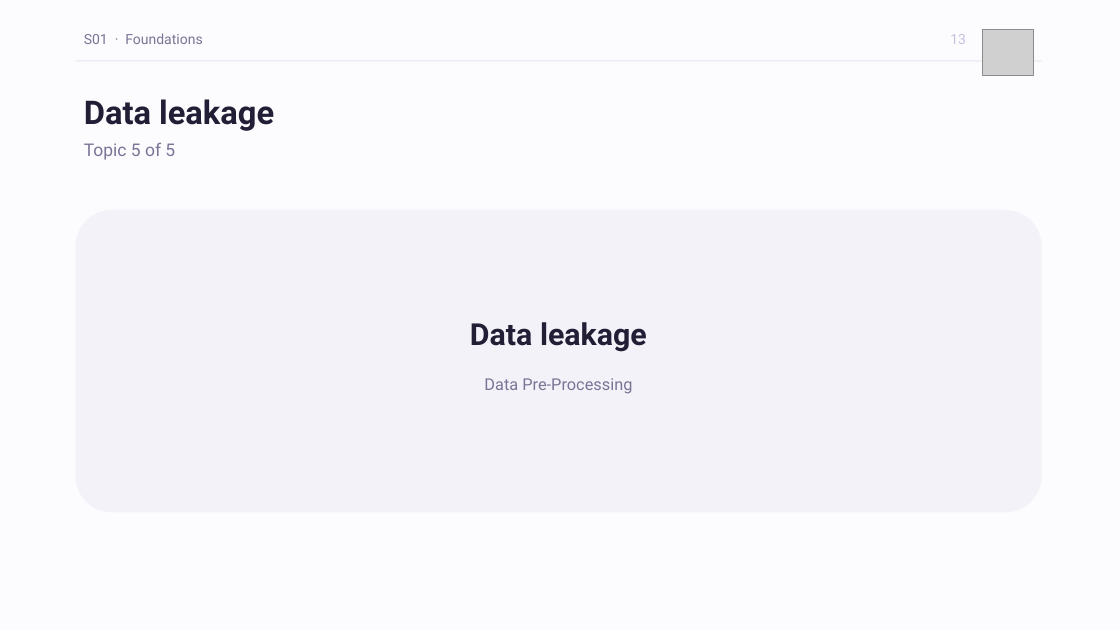
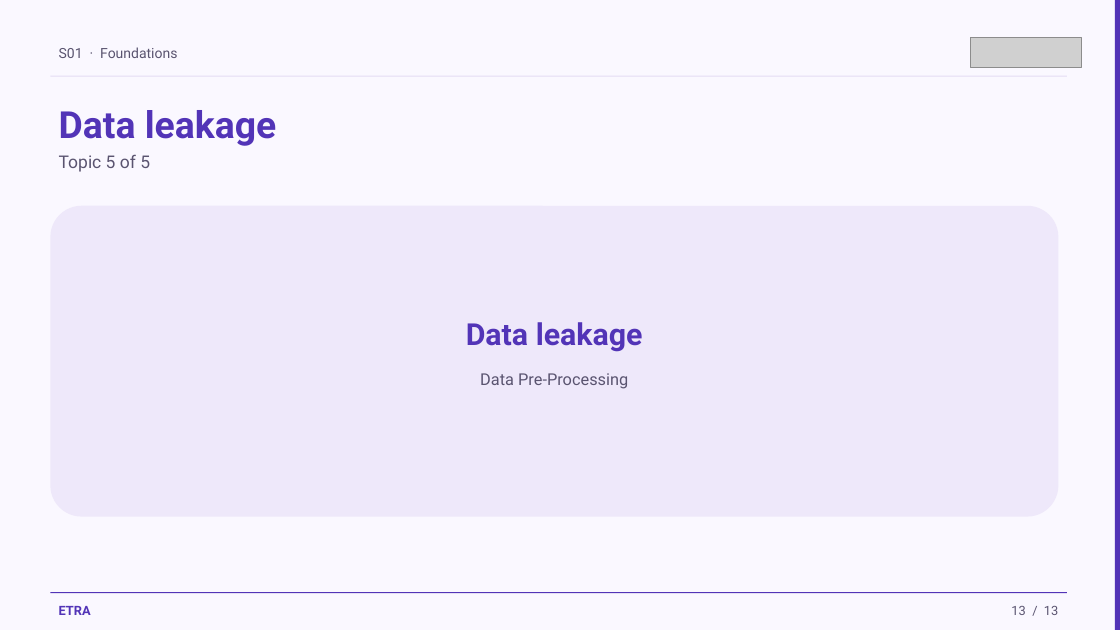
Before and after one commit to iksasa15/AI-ML, a slide deck: slide 13 of web-presentation/pdf-exports/Week1-Session1-Foundations.pptx. Drawn at 1120x630 pixels with LibreOffice and Linux fonts; fonts in the diff are those of the drawing; grey boxes stand for pictures. Boxes give left, top, right and bottom in pixels: in the first picture for what was removed or moved away, otherwise in the second. Text is boxed around its words. In the diff, an @@ line names an element or a change of style, - is before the commit and + after.

Commit message:
feat: update PowerPoint templates and scripts to align with ETRA Design System v1.0, enhancing visual consistency and usability

```diff
--- a/web-presentation/pdf-exports/Week1-Session1-Foundations.pptx
+++ b/web-presentation/pdf-exports/Week1-Session1-Foundations.pptx
@@ background #FCFBFE to #FAF8FF @@
@@ picture removed at (x1=983, y1=29, x2=1033, y2=76) @@
@@ rectangle added at (x1=1115, y1=0, x2=1120, y2=630), fill #5234B7 @@
@@ text colour #7A7496 to #5A5470 in 3 elements at (x1=480, y1=373, x2=628, y2=389), (x1=59, y1=154, x2=150, y2=172), (x1=59, y1=47, x2=177, y2=58) @@
@@ text "S01 · Foundations" moved from (x1=84, y1=33, x2=202, y2=44) to (x1=59, y1=47, x2=177, y2=58) @@
@@ picture added at (x1=970, y1=38, x2=1081, y2=67) @@
@@ rectangle resized from (x1=76, y1=60, x2=1042, y2=61) to (x1=50, y1=76, x2=1067, y2=76) @@
@@ rectangle at (x1=50, y1=76, x2=1067, y2=76): fill #E8E4F2 to #E4DCF4 @@
@@ text "Data leakage" moved from (x1=84, y1=99, x2=274, y2=131) to (x1=59, y1=110, x2=277, y2=146) @@
@@ text "Data leakage" at (x1=59, y1=110, x2=277, y2=146): size 28 to 32 pt, text colour #221E36 to #5234B7 @@
@@ text "Topic 5 of 5" moved from (x1=84, y1=143, x2=175, y2=160) to (x1=59, y1=154, x2=150, y2=172) @@
@@ rounded rectangle resized from (x1=76, y1=210, x2=1042, y2=513) to (x1=50, y1=206, x2=1059, y2=517) @@
@@ rounded rectangle at (x1=50, y1=206, x2=1059, y2=517): fill #F4F2F9 to #EEE8FA; proportions changed @@
@@ text "Data leakage" at (x1=466, y1=322, x2=643, y2=352): text colour #221E36 to #5234B7 @@
@@ rectangle added at (x1=50, y1=592, x2=1067, y2=593), fill #5234B7 @@
@@ text added at (x1=59, y1=606, x2=91, y2=615), 11 pt, text #5234B7, bold @@
+ETRA
@@ text at (x1=1011, y1=606, x2=1058, y2=615): text changed; size 12 to 11 pt; text colour #C8C0DE to #5A5470 @@
-13
+13 / 13
```
Also in this commit, not shown: 12 other slides changed, 24 other files.
